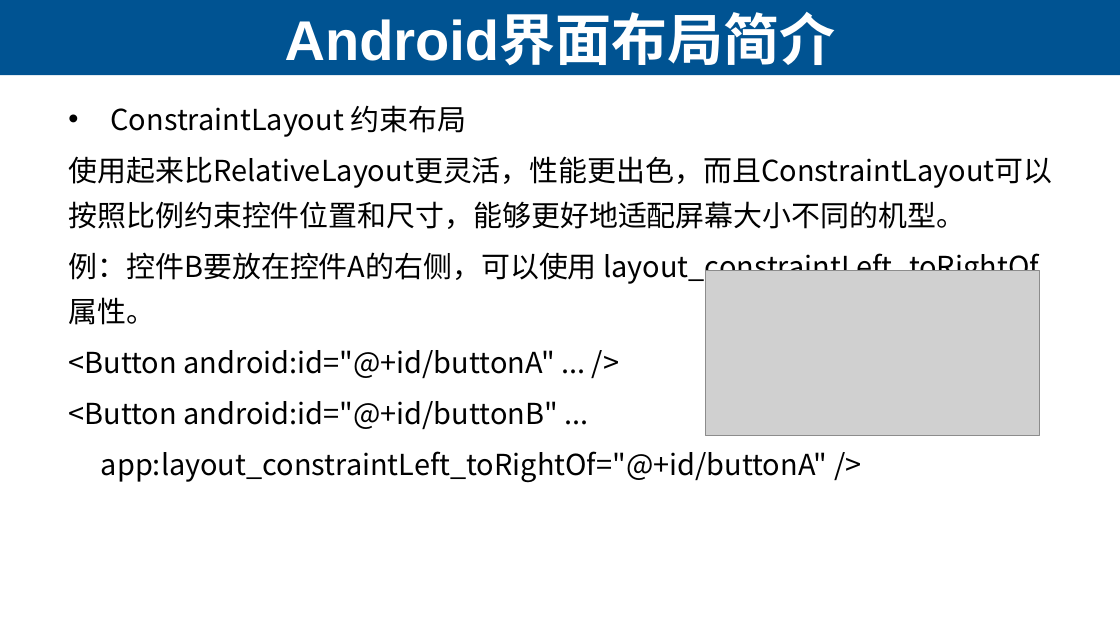
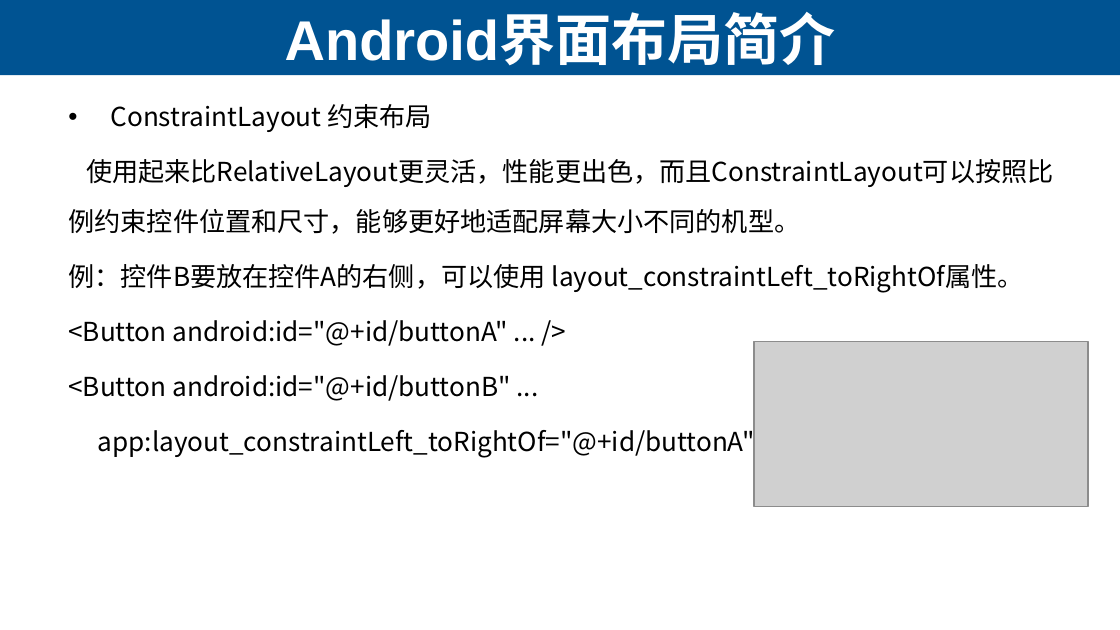
Before and after one commit to lihuanzhen2016/app-test-2019, a slide deck: slide 41 of ppt/05 Android App的开发-用户界面基础.pptx. Drawn at 1120x630 pixels with LibreOffice and Linux fonts; fonts in the diff are those of the drawing; grey boxes stand for pictures. Boxes give left, top, right and bottom in pixels: in the first picture for what was removed or moved away, otherwise in the second. Text is boxed around its words. In the diff, an @@ line names an element or a change of style, - is before the commit and + after.

```diff
--- a/ppt/05 Android App的开发-用户界面基础.pptx
+++ b/ppt/05 Android App的开发-用户界面基础.pptx
@@ text "ConstraintLayout 约束布局" at [68,104,1054,458]: size 18.6 to 16.8 pt; line spacing 1.3 to 32pt @@
@@ picture: place and size @@
-picture at [706,271,1039,436]
+picture at [754,342,1088,506]
```
Also in this commit, not shown: 6 other slides changed, 3 slides added, 4 other files.
